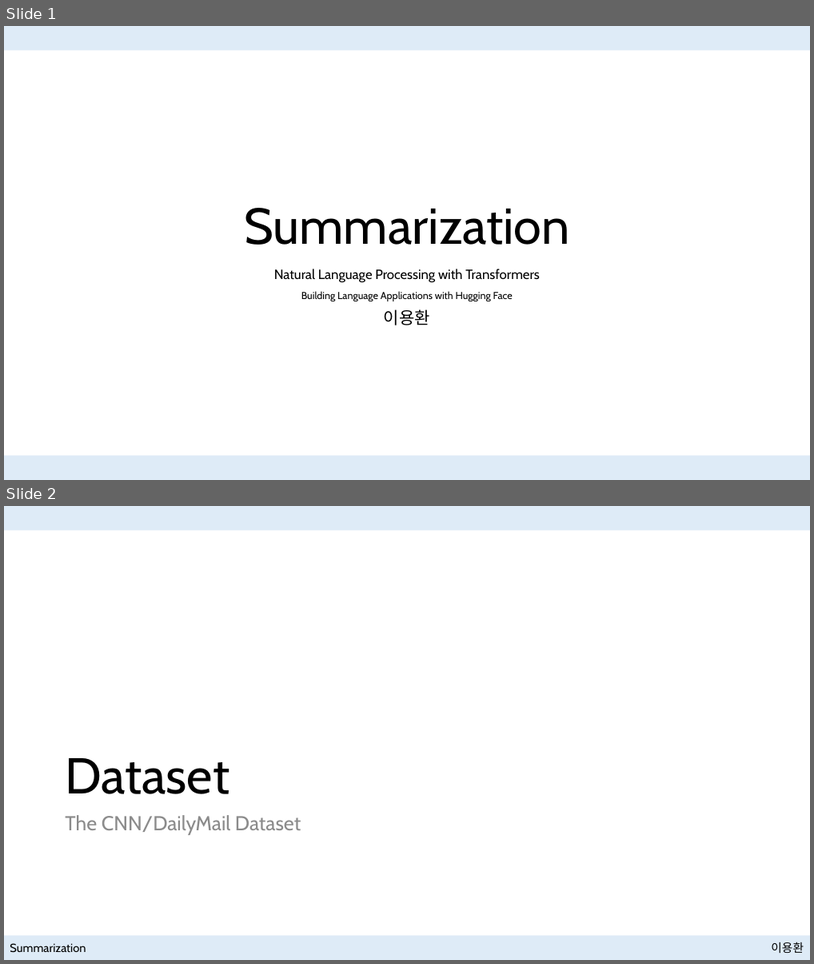
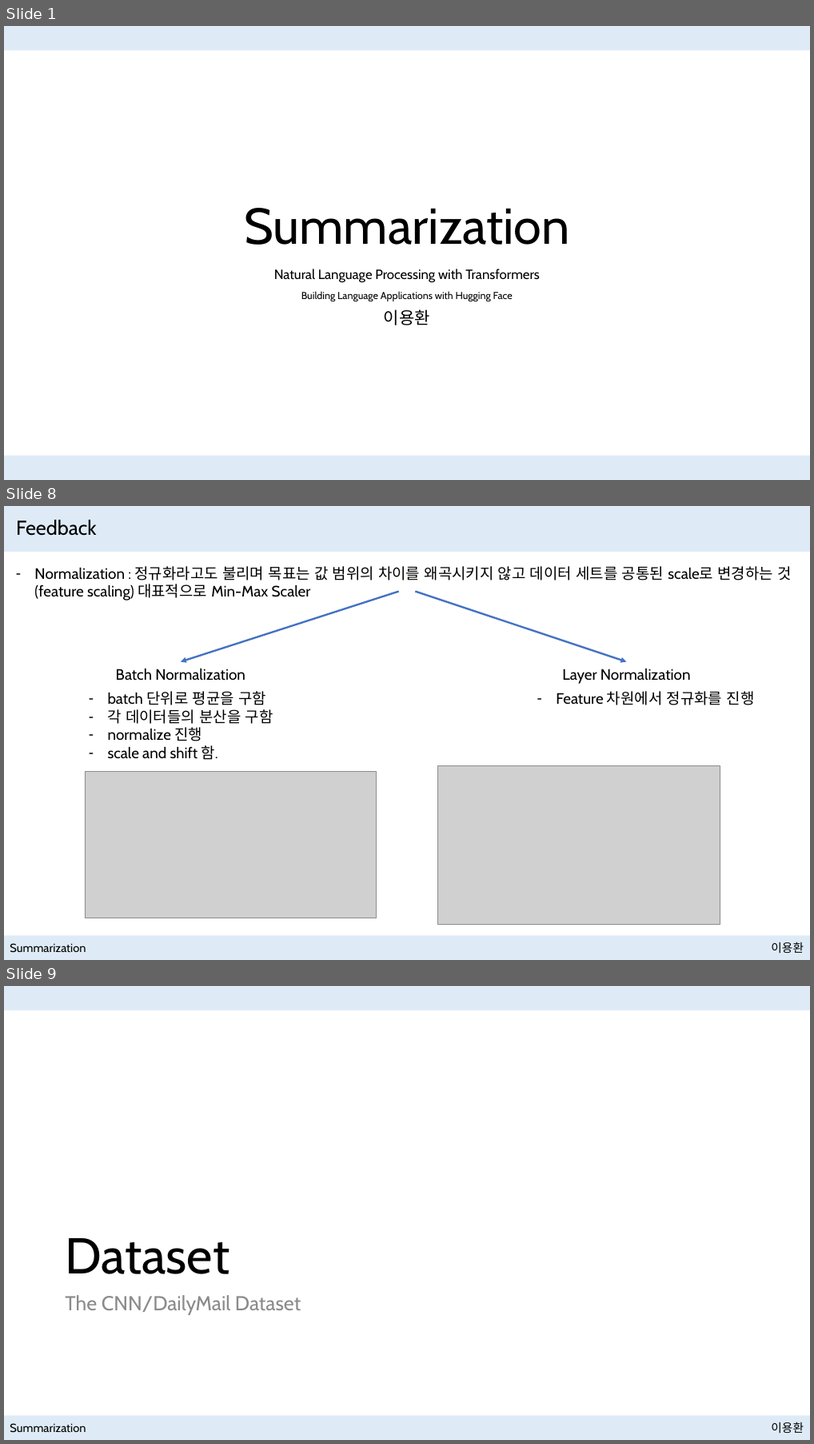
Before and after one commit to NewPlus/SeminarforNLP, a slide deck: Seminar/Book_Natural Language Processing with Transformers/Presentation files/Summarization with Hugging Face.pptx. Shown one above the other, each under a label of ours: slides 1 and 2 before the commit, slides 1, 8 and 9 after it; the slides between them are not shown. The pictures are 814x964 and 814x1444 pixels, drawn with LibreOffice and Linux fonts; fonts in the diff are those of the drawing; grey boxes stand for pictures. Boxes give left, top, right and bottom in pixels: in the first picture for what was removed or moved away, otherwise in the second. Text is boxed around its words. In the diff, an @@ line names an element or a change of style, - is before the commit and + after.

```diff
--- a/Seminar/Book_Natural Language Processing with Transformers/Presentation files/Summarization with Hugging Face.pptx
+++ b/Seminar/Book_Natural Language Processing with Transformers/Presentation files/Summarization with Hugging Face.pptx
@@ slide 8 added at [4, 506, 810, 960], background #FFFFFF; not listed: 2 template elements that a slide beside it also shows @@
@@ rectangle added at [4, 506, 810, 552], fill #DEEBF7 @@
@@ title added at [16, 520, 97, 536], 24 pt, text #000000 @@
+Feedback
@@ text added at [34, 566, 791, 600], 18 pt, text #000000 @@
+– Normalization : 정규화라고도 불리며 목표는 값 범위의 차이를 왜곡시키지 않고 데이터 세트를 공통된 scale로 변경하는 것 (feature scaling) 대표적으로 Min-Max Scaler
@@ arrow added from (399, 592) to (181, 661), #4472C4 2.25 pt @@
@@ arrow added from (415, 592) to (627, 661), #4472C4 2.25 pt @@
@@ text added at [116, 668, 246, 680], 18 pt, text #000000 @@
+Batch Normalization
@@ text added at [562, 668, 691, 684], 18 pt, text #000000 @@
+Layer Normalization
@@ text added at [108, 691, 274, 760], 18 pt, text #000000 @@
+– batch 단위로 평균을 구함
+– 각 데이터들의 분산을 구함
+– normalize 진행
+– scale and shift 함.
@@ text added at [556, 691, 755, 705], 18 pt, text #000000 @@
+– Feature 차원에서 정규화를 진행
@@ picture added at [438, 765, 720, 924] @@
@@ picture added at [85, 771, 378, 917] @@
@@ text added at [10, 943, 86, 952], 14 pt, text #000000 @@
+Summarization
@@ what was slide 2 is now slide 9 @@
```
Also in this commit, not shown: 3 slides changed, 43 other slides added, 1 slide removed, 17 other files.
